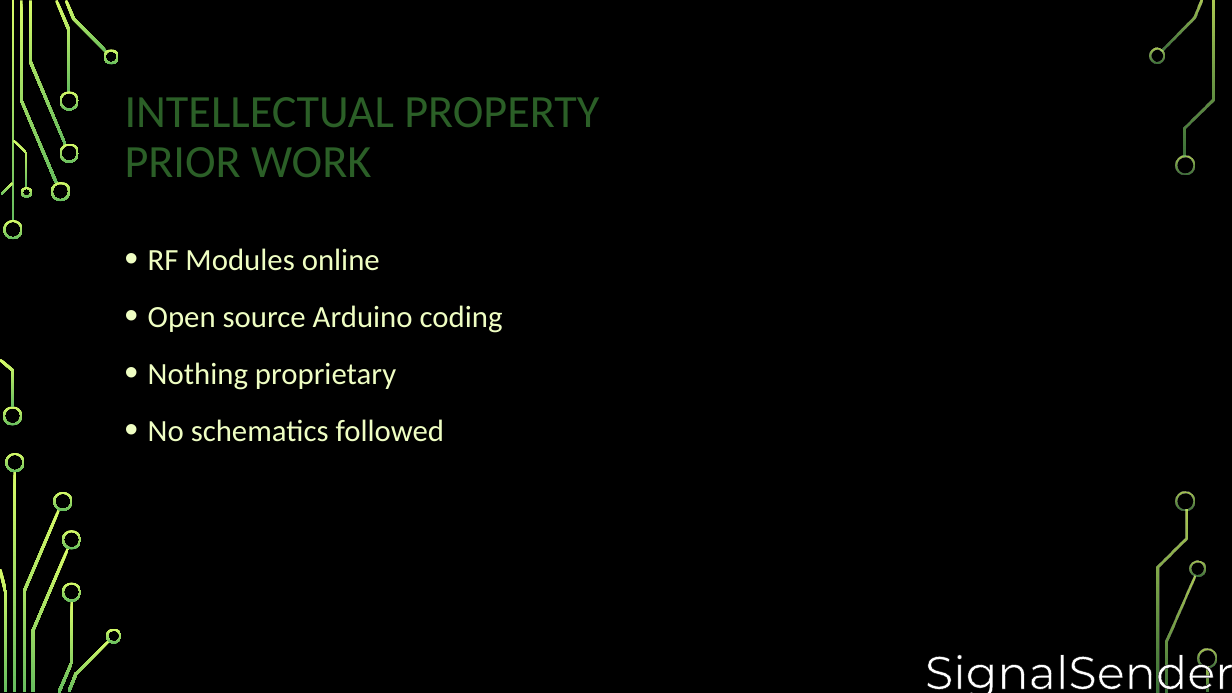
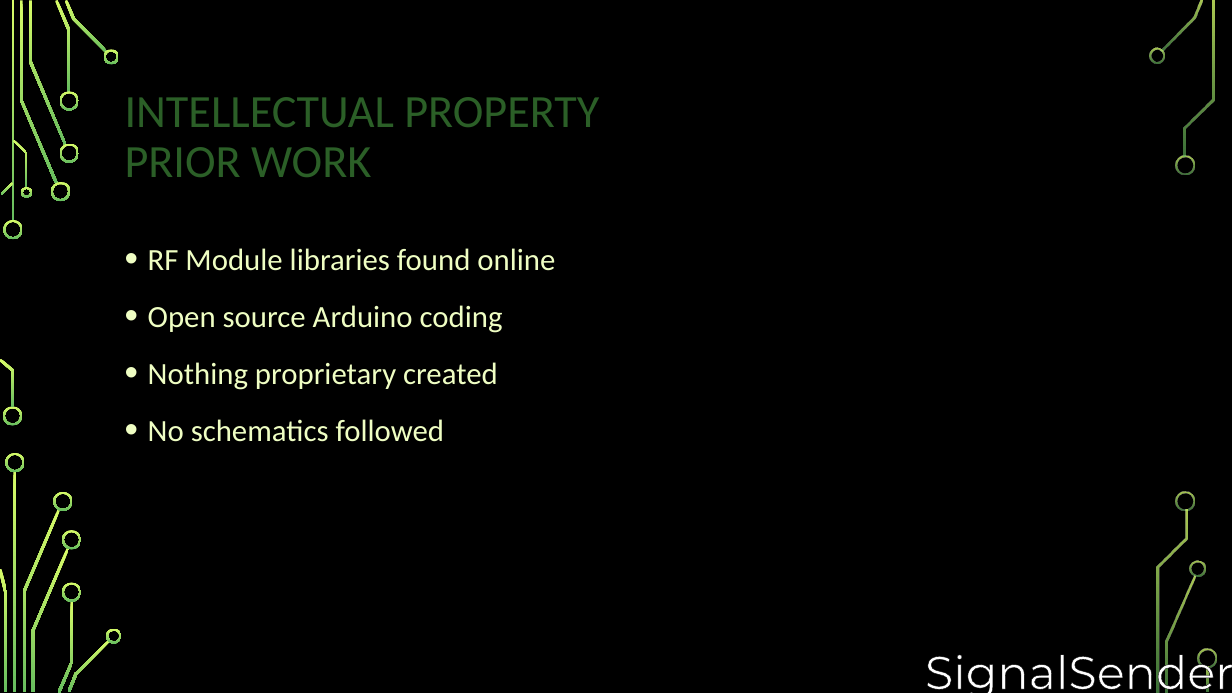
Before and after one commit to djklup/SignalSenders, a slide deck: slide 16 of Project Details/IR Presentation 3.pptx (slide 13 before the commit). Drawn at 1232x693 pixels with LibreOffice and Linux fonts; fonts in the diff are those of the drawing; background and template pictures are left out. Boxes give left, top, right and bottom in pixels: in the first picture for what was removed or moved away, otherwise in the second. Text is boxed around its words. In the diff, an @@ line names an element or a change of style, - is before the commit and + after.

Commit message:
Powerpoint - add slides
Implementation Power schematic, modules schematic, PCB,
Verification slide

```diff
--- a/Project Details/IR Presentation 3.pptx
+++ b/Project Details/IR Presentation 3.pptx
@@ text at box(148, 248, 555, 271): text changed @@
-• RF Modules online
+• RF Module libraries found online
@@ text at box(148, 362, 498, 390): text changed @@
-• Nothing proprietary
+• Nothing proprietary created
```
Also in this commit, not shown: 1 other slide changed, 3 slides added.
